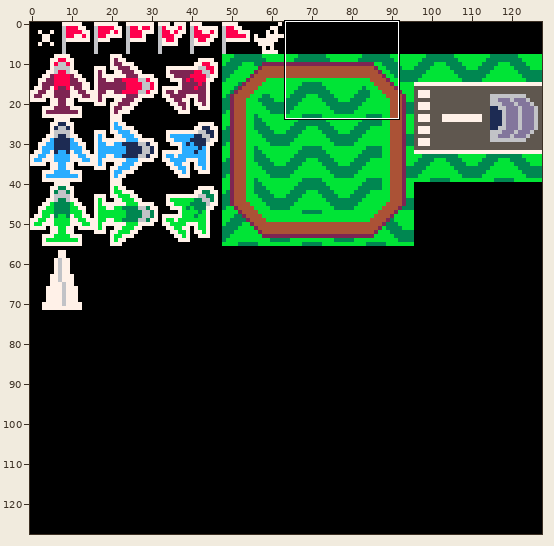
A pixel-art file gets an edit: assets/spritesheet.aseprite. The picture above shows the old version from afar; the outline marks the close-up.
Close-up. Before the commit:
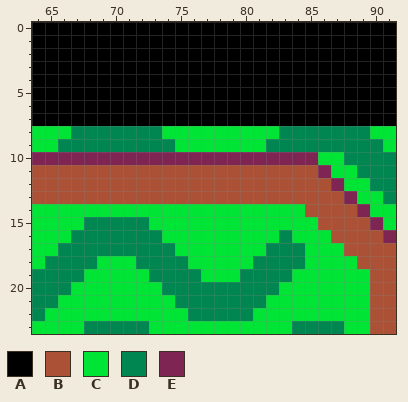
128x128 pixels, 1 frame. Shown: x 64..91, y 0..23.
Visible layers, top first: "duck", "flag", "airport", "grass tiles", "paper airplane", "airplane", "Background".
Palette (. is transparent): A #000000  B #ab5236  C #00e436  D #008751  E #7e2553
Pixels before, first column x 64:
 0 AAAAAAAAAAAAAAAAAAAAAAAAAAAA
 1 AAAAAAAAAAAAAAAAAAAAAAAAAAAA
 2 AAAAAAAAAAAAAAAAAAAAAAAAAAAA
 3 AAAAAAAAAAAAAAAAAAAAAAAAAAAA
 4 AAAAAAAAAAAAAAAAAAAAAAAAAAAA
 5 AAAAAAAAAAAAAAAAAAAAAAAAAAAA
 6 AAAAAAAAAAAAAAAAAAAAAAAAAAAA
 7 AAAAAAAAAAAAAAAAAAAAAAAAAAAA
 8 CCCDDDDDDDCCCCCCCCCDDDDDDDCC
 9 CCDDDDDDDDDCCCCCCCDDDDDDDDDC
10 EEEEEEEEEEEEEEEEEEEEEECCDDDD
11 BBBBBBBBBBBBBBBBBBBBBBECCDDD
12 BBBBBBBBBBBBBBBBBBBBBBBECCDD
13 BBBBBBBBBBBBBBBBBBBBBBBBECCD
14 CCCCCCCCCCCCCCCCCCCCCBBBBECC
15 CCCCDDDDDCCCCCCCCCCCCCBBBBEC
16 CCCDDDDDDDCCCCCCCCCDCCCBBBBE
17 CCDDDDDDDDDCCCCCCCDDDCCCBBBB
18 CDDDDCCCDDDDCCCCCDDDDCCCCBBB
19 DDDDCCCCCDDDDCCCDDDDCCCCCCBB
20 DDDCCCCCCCDDDDDDDDDCCCCCCCBB
21 DDCCCCCCCCCDDDDDDDCCCCCCCCBB
22 DCCCCCCCCCCCDDDDDCCCCCCCCCBB
23 CCCCDDDDDCCCCCCCCCCCDDDDCCBB
The result:
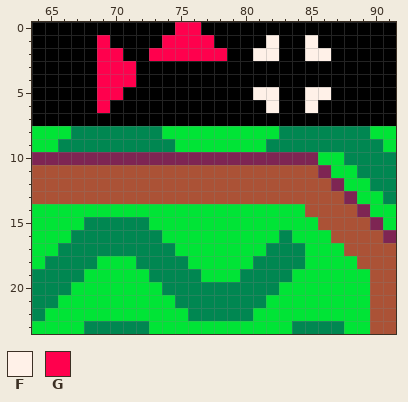
Colours new in this view: F #fff1e8  G #ff004d
The edit:
layer "ui icons" added
Layer "ui icons":
y 0: x 75..76 AA -> GG
y 1: x 69 A -> G; x 74..77 AAAA -> GGGG; x 82 A -> F; x 85 A -> F
y 2: x 69..70 AA -> GG; x 73..78 AAAAAA -> GGGGGG; x 81..82 AA -> FF; x 85..86 AA -> FF
y 3..4: x 69..71 AAA -> GGG
y 5: x 69..70 AA -> GG; x 81..82 AA -> FF; x 85..86 AA -> FF
y 6: x 69 A -> G; x 82 A -> F; x 85 A -> F
Pixel boxes of the changes (left, top, right, bottom) in both close-ups:
changed: (97, 22, 331, 113)
